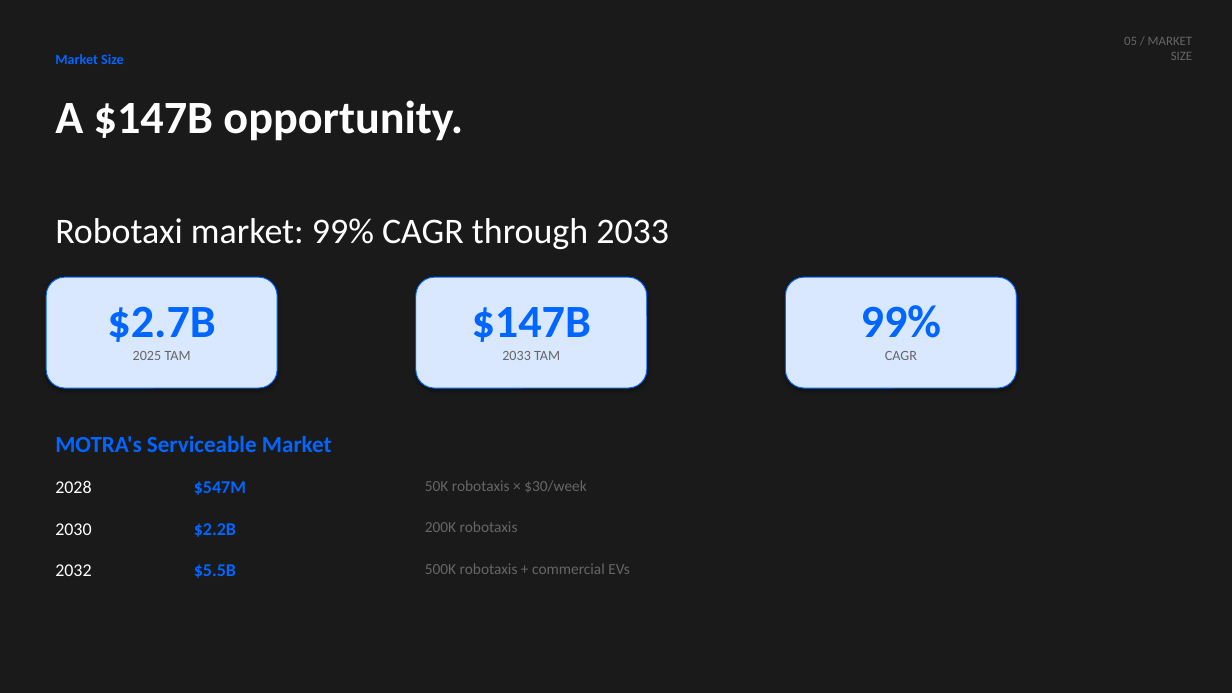
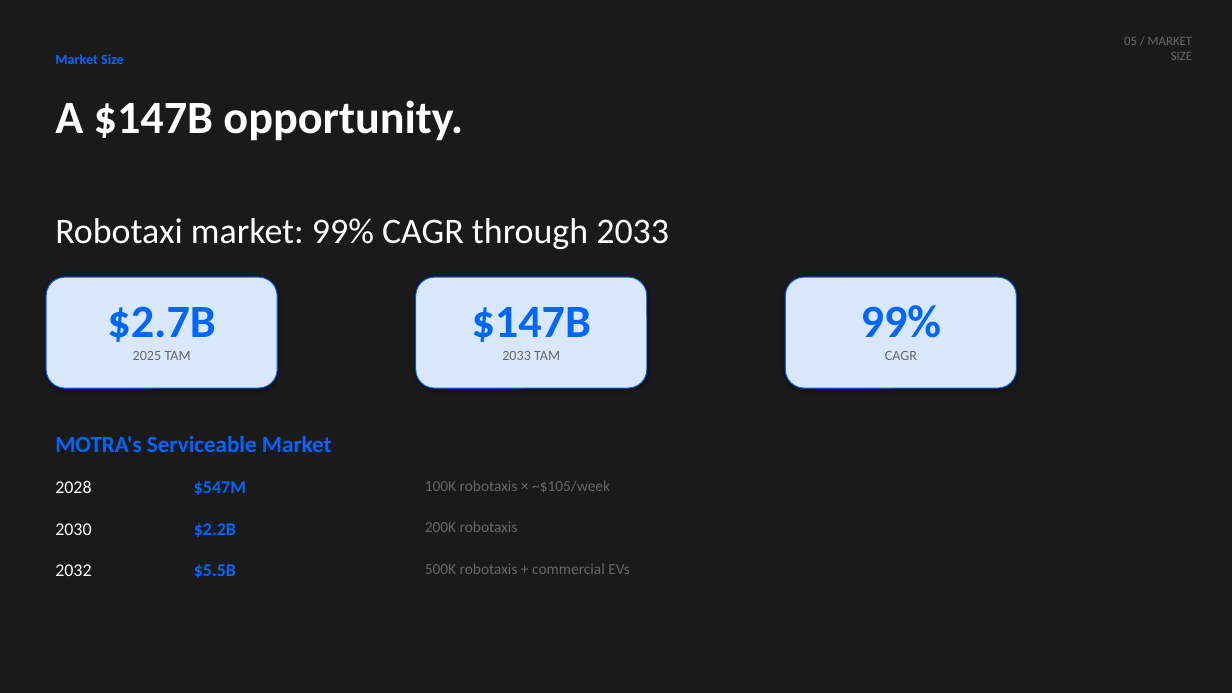
Before and after one commit to TidyTails/motra-landing, a slide deck: slide 6 of pitch/MOTRA-Pitch-Deck-v2.pptx. Drawn at 1232x693 pixels with LibreOffice and Linux fonts; fonts in the diff are those of the drawing. Boxes give left, top, right and bottom in pixels: in the first picture for what was removed or moved away, otherwise in the second. Text is boxed around its words. In the diff, an @@ line names an element or a change of style, - is before the commit and + after.

```diff
--- a/pitch/MOTRA-Pitch-Deck-v2.pptx
+++ b/pitch/MOTRA-Pitch-Deck-v2.pptx
@@ text at [425, 480, 610, 492]: text changed @@
-50K robotaxis × $30/week
+100K robotaxis × ~$105/week
```
Also in this commit, not shown: 2 other slides changed, 5 other files.
